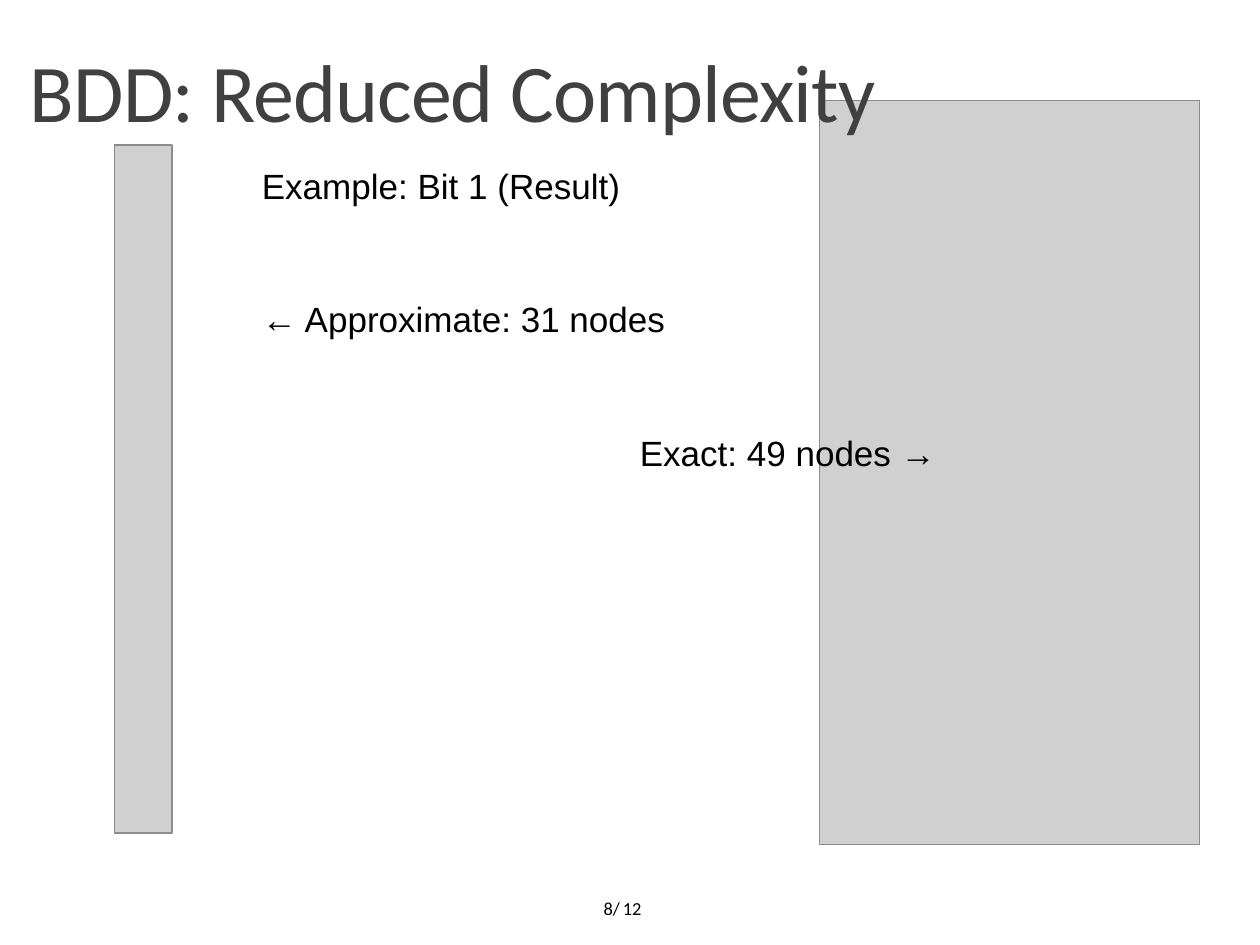
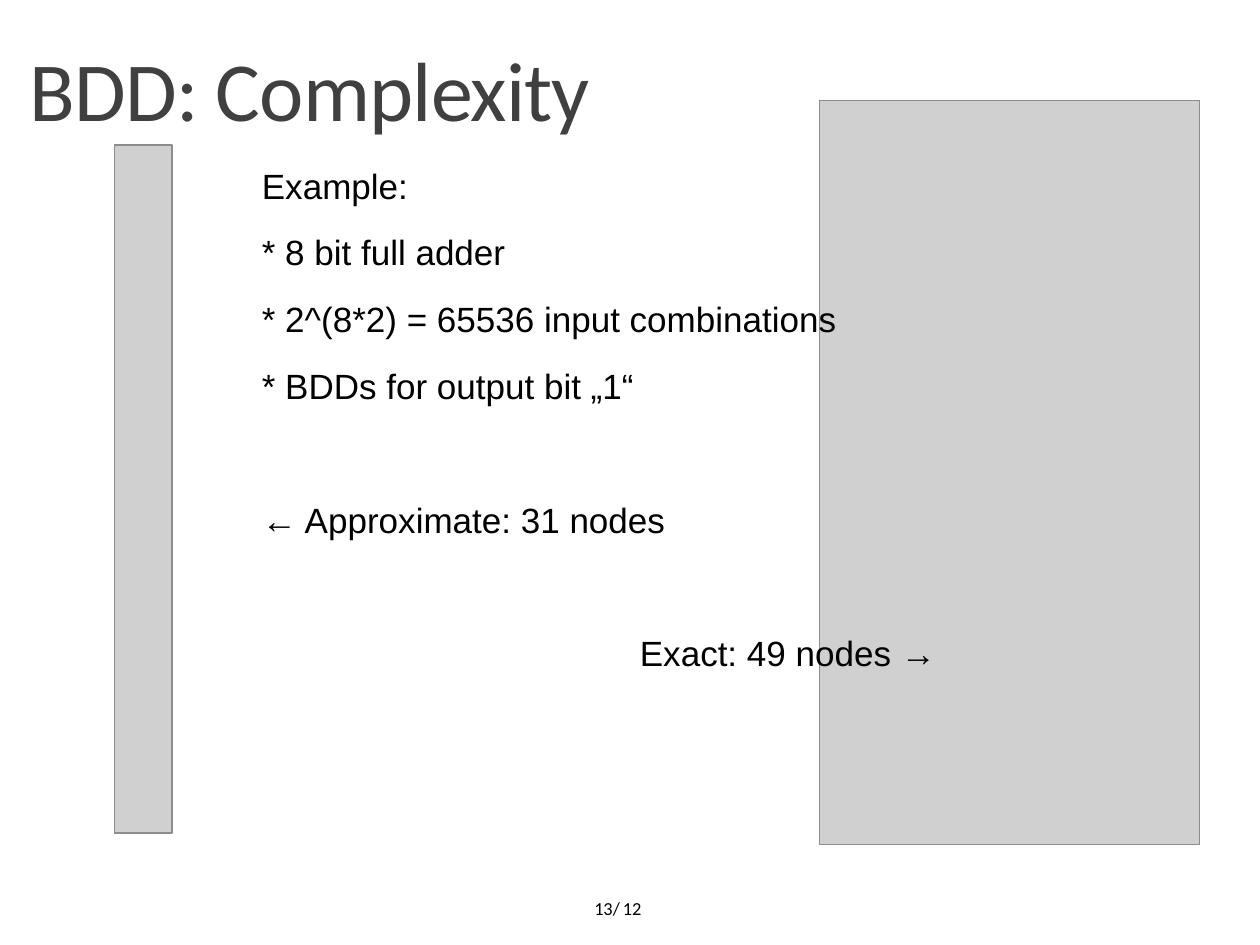
Before and after one commit to OrionLightning/Approximate-Circuit, a slide deck: slide 13 of Presentation Slides/Second Midterm (11-01-2022)/Midterm 11-01-2022.pptx (slide 8 before the commit). Drawn at 1260x945 pixels with LibreOffice and Linux fonts; fonts in the diff are those of the drawing; grey boxes stand for pictures; background and template pictures are left out. Boxes give left, top, right and bottom in pixels: in the first picture for what was removed or moved away, otherwise in the second. Text is boxed around its words. In the diff, an @@ line names an element or a change of style, - is before the commit and + after.

```diff
--- a/Presentation Slides/Second Midterm (11-01-2022)/Midterm 11-01-2022.pptx
+++ b/Presentation Slides/Second Midterm (11-01-2022)/Midterm 11-01-2022.pptx
@@ text at (30, 62, 590, 135): text changed; size 46.8 to 48 pt @@
-BDD: Reduced Complexity
+BDD: Complexity
@@ text at (262, 173, 836, 406): text changed @@
-Example: Bit 1 (Result)
+Example:
+* 8 bit full adder
+* 2^(8*2) = 65536 input combinations
+* BDDs for output bit „1“
@@ page number at (594, 902, 620, 916): text changed @@
-8/
+13/
```
Also in this commit, not shown: 11 other slides changed, 8 slides added, 1 slide removed, 2 other files.
